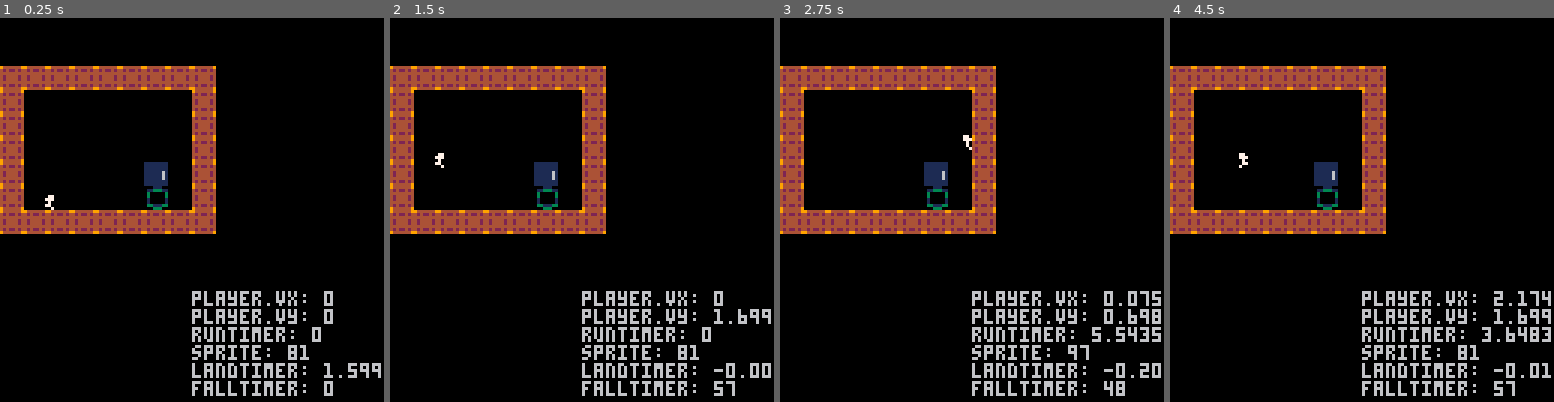
Above: before the commit, frames 1-4 (left to right).
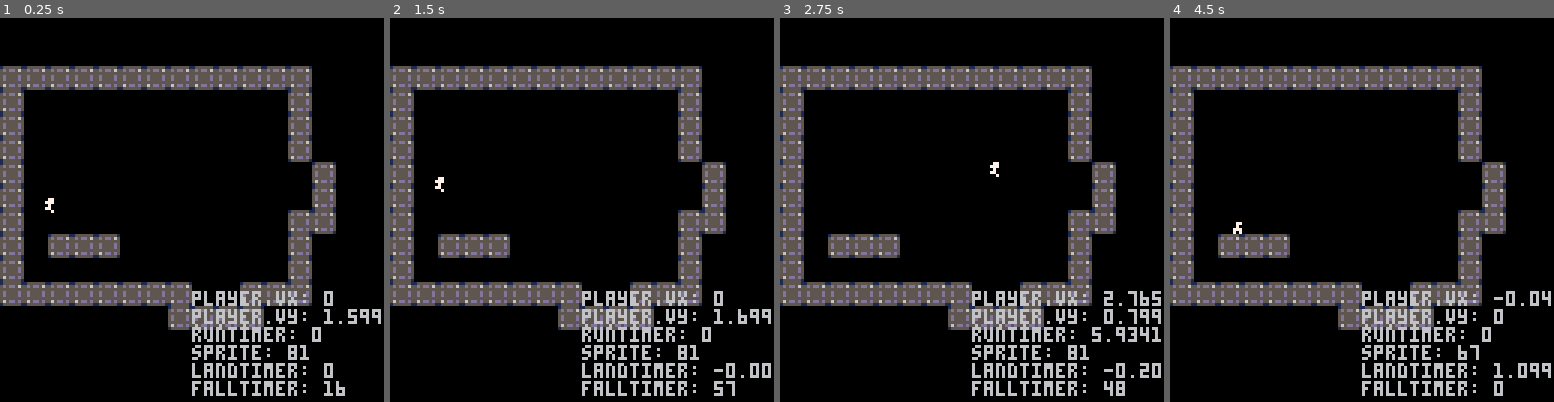
Above: after the commit, the same moments.

Repository: charlietran/pico8-games
Game: PICO-8 cartridge runboi.p8
Same seed, same stepped clock (60 frames per second), same inputs: the game is played once before the commit and once after it.
Inputs:
- Up to frame 1 (0.25 s): no input
- Up to frame 2 (1.5 s): tap O (Z key) at 0.7 s
- Up to frame 3 (2.75 s): hold Right 1.6-2.1 s; tap O (Z key) at 1.7, 2.1, 2.5 s; hold Right from 2.47 s (still down)
- Up to frame 4 (4.5 s): tap O (Z key) every 0.4 s from 2.9 to 4.1 s; release Right at 3.03 s; hold Left 3.08-3.58 s; hold Right from 4.02 s (still down)

The runs differ from the first frame. In frame 1, 24% of the frame differs, in the area x 0-100%, y 12-99%; in frame 2, 24%; in frame 3, 24%; in frame 4, 25%.

Commit message:
Update main box gfx

Diff:
--- a/runboi.p8
+++ b/runboi.p8
@@ -423,14 +423,14 @@
 end
 
 __gfx__
-000000009444444944444444cd1d1d1c444444444444444444444444444444440505505000000000000000000000000000000000000000000000000000000000
-000000004242242442422424d1111111444414444441444444411444444114445050050500000000000000000000000000000000000000000000000000000000
-0070070044444444444444441111111d444411444411444444111144444114440505505000000000000000000000000000000000000000000000000000000000
-000770004244442442444424d1111111411111144111111441111114444114445056050500000000000000000000000000000000000000000000000000000000
-0007700042444424444444441111111d411111144111111444411444411111145050650500000000000000000000000000000000000000000000000000000000
-007007004444444400000000d1111111444411444411444444411444441111440505505000000000000000000000000000000000000000000000000000000000
-0000000042422424000000001111111d444414444441444444411444444114445050050500000000000000000000000000000000000000000000000000000000
-000000009444444900000000c1d1d1dc444444444444444444444444444444440505505000000000000000000000000000000000000000000000000000000000
+000000001555555144444444cd1d1d1c444444444444444444444444444444440505505000000000000000000000000000000000000000000000000000000000
+000000005d5dd56542422424d1111111444414444441444444411444444114445050050500000000000000000000000000000000000000000000000000000000
+0070070055555555444444441111111d444411444411444444111144444114440505505000000000000000000000000000000000000000000000000000000000
+000770005d5555d542444424d1111111411111144111111441111114444114445056050500000000000000000000000000000000000000000000000000000000
+000770005d5555d5444444441111111d411111144111111444411444411111145050650500000000000000000000000000000000000000000000000000000000
+007007005555555500000000d1111111444411444411444444411444441111440505505000000000000000000000000000000000000000000000000000000000
+00000000565dd5d5000000001111111d444414444441444444411444444114445050050500000000000000000000000000000000000000000000000000000000
+000000001555555100000000c1d1d1dc444444444444444444444444444444440505505000000000000000000000000000000000000000000000000000000000
 989a989a00011100000ccc00000000600000e000000e0000000ee00000e11e000000000000000000000000000000000000000000000000000000000000000000
 989a989a011333110ccbbbcc00dddd6700001e0000e1000000ecce0000edde000000000000000000000000000000000000000000000000000000000000000000
 a989a989030000030b00000b0d000070eeee1de00ed1eeee0edddde000ecce000000000000000000000000000000000000000000000000000000000000000000
@@ -482,98 +482,102 @@
 __map__
 0000000000000000000000000000000000000000000000000000000000000000000000000000000000000000000000000000000000000000000000000000000000000000000000000000000000000000000000000000000000000000000000000000000000000000000000000000000000000000000000000000000000000000
 0000000000000000000000000000000000000000000000000000000000000000000000000000000000000000000000000000000000000000000000000000000000000000000000000000000000000000000000000000000000000000000000000000000000000000000000000000000000000000000000000000000000000000
-0101010101010101010000000000000000000000000000000000000000000000000000000000000000000000000000000000000000000000000000000000000000000000000000000000000000000000000000000000000000000000000000000000000000000000000000000000000000000000000000000000000000000000
-0100000000000000010000000000000000000000000000000000000000000000000000000000000000000000000000000000000000000000000000000000000000000000000000000000000000000000000000000000000000000000000000000000000000000000000000000000000000000000000000000000000000000000
-0100000000000000010000000000000000000000000000000000000000000000000000000000000000000000000000000000000000000000000000000000000000000000000000000000000000000000000000000000000000000000000000000000000000000000000000000000000000000000000000000000000000000000
-0100000000000000010000000000000000000000000000000000000000000000000000000000000000000000000000000000000000000000000000000000000000000000000000000000000000000000000000000000000000000000000000000000000000000000000000000000000000000000000000000000000000000000
-0100000000003600010000000000000000000000000000000000000000000000000000000000000000000000000000000000000000000000000000000000000000000000000000000000000000000000000000000000000000000000000000000000000000000000000000000000000000000000000000000000000000000000
-0100000000001100010000000000000000000000000000000000000000000000000000000000000000000000000000000000000000000000000000000000000000000000000000000000000000000000000000000000000000000000000000000000000000000000000000000000000000000000000000000000000000000000
-0101010101010101010000000000000000000000000000000000000000000000000000000000000000000000000000000000000000000000000000000000000000000000000000000000000000000000000000000000000000000000000000000000000000000000000000000000000000000000000000000000000000000000
-…(88 lines of a section not shown)…
+0101010101010101010101010100000000000000000000000000000000000000000000000000000000000000000000000000000000000000000000000000000000000000000000000000000000000000000000000000000000000000000000000000000000000000000000000000000000000000000000000000000000000000
+0100000000000000000000000100000000000000000000000000000000000000000000000000000000000000000000000000000000000000000000000000000000000000000000000000000000000000000000000000000000000000000000000000000000000000000000000000000000000000000000000000000000000000
+0100000000000000000000000100000000000000000000000000000000000000000000000000000000000000000000000000000000000000000000000000000000000000000000000000000000000000000000000000000000000000000000000000000000000000000000000000000000000000000000000000000000000000
+0100000000000000000000000100000000000000000000000000000000000000000000000000000000000000000000000000000000000000000000000000000000000000000000000000000000000000000000000000000000000000000000000000000000000000000000000000000000000000000000000000000000000000
+0100000000000000000000000001000000000000000000000000000000000000000000000000000000000000000000000000000000000000000000000000000000000000000000000000000000000000000000000000000000000000000000000000000000000000000000000000000000000000000000000000000000000000
+0100000000000000000000000001000000000000000000000000000000000000000000000000000000000000000000000000000000000000000000000000000000000000000000000000000000000000000000000000000000000000000000000000000000000000000000000000000000000000000000000000000000000000
+0100000000000000000000000101000000000000000000000000000000000000000000000000000000000000000000000000000000000000000000000000000000000000000000000000000000000000000000000000000000000000000000000000000000000000000000000000000000000000000000000000000000000000
+0100010101000000000000000100000000000000000000000000000000000000000000000000000000000000000000000000000000000000000000000000000000000000000000000000000000000000000000000000000000000000000000000000000000000000000000000000000000000000000000000000000000000000
+0100000000000000000000000100000000000000000000000000000000000000000000000000000000000000000000000000000000000000000000000000000000000000000000000000000000000000000000000000000000000000000000000000000000000000000000000000000000000000000000000000000000000000
+0101010101010101000001010100000000000000000000000000000000000000000000000000000000000000000000000000000000000000000000000000000000000000000000000000000000000000000000000000000000000000000000000000000000000000000000000000000000000000000000000000000000000000
+0000000000000001010101000000000000000000000000000000000000000000000000000000000000000000000000000000000000000000000000000000000000000000000000000000000000000000000000000000000000000000000000000000000000000000000000000000000000000000000000000000000000000000
+…(88 lines of a section not shown)…
